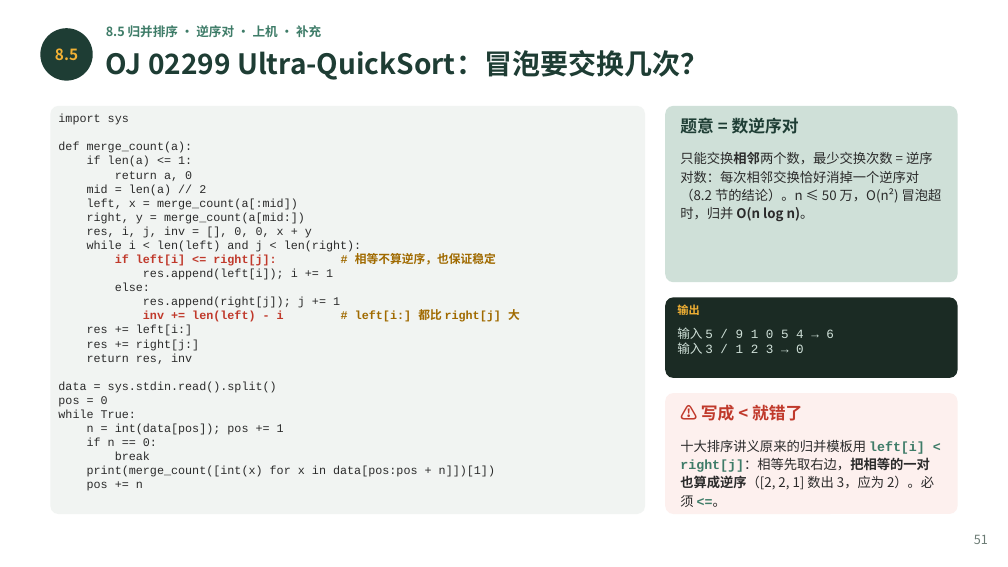
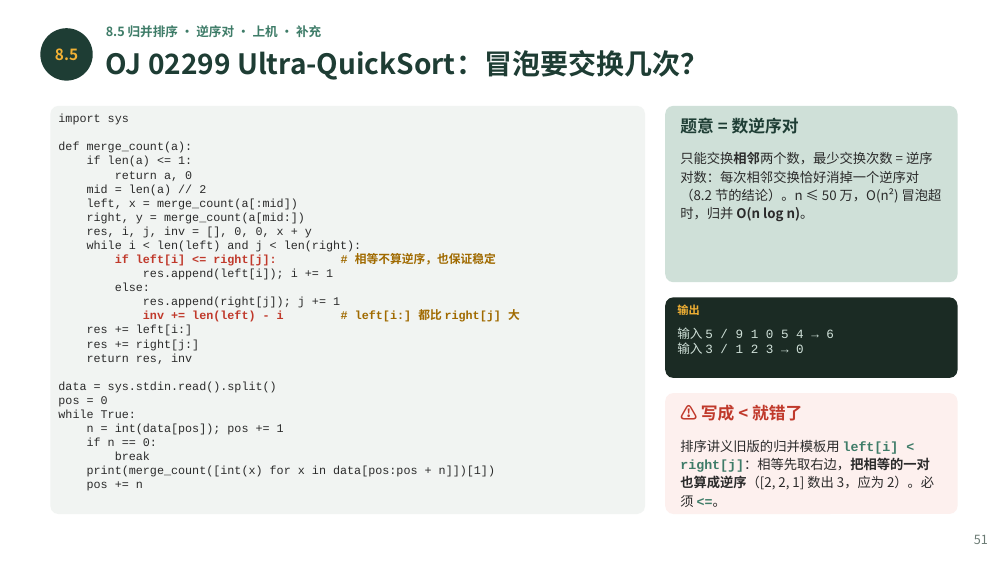
Before and after one commit to GMyhf/2026fall-cs201, a slide deck: slide 51 of courseware/202609_DSA_08_Sorting.pptx. Drawn at 1008x567 pixels with LibreOffice and Linux fonts; fonts in the diff are those of the drawing. Boxes give left, top, right and bottom in pixels: in the first picture for what was removed or moved away, otherwise in the second. Text is boxed around its words. In the diff, an @@ line names an element or a change of style, - is before the commit and + after.

```diff
--- a/courseware/202609_DSA_08_Sorting.pptx
+++ b/courseware/202609_DSA_08_Sorting.pptx
@@ text at (680,440,934,507): text changed @@
-十大排序讲义原来的归并模板用 left[i] < right[j]：相等先取右边，把相等的一对也算成逆序（[2, 2, 1] 数出 3，应为 2）。必须 <=。
+排序讲义旧版的归并模板用 left[i] < right[j]：相等先取右边，把相等的一对也算成逆序（[2, 2, 1] 数出 3，应为 2）。必须 <=。
```
Also in this commit, not shown: 1 other slide changed, 3 other files.
